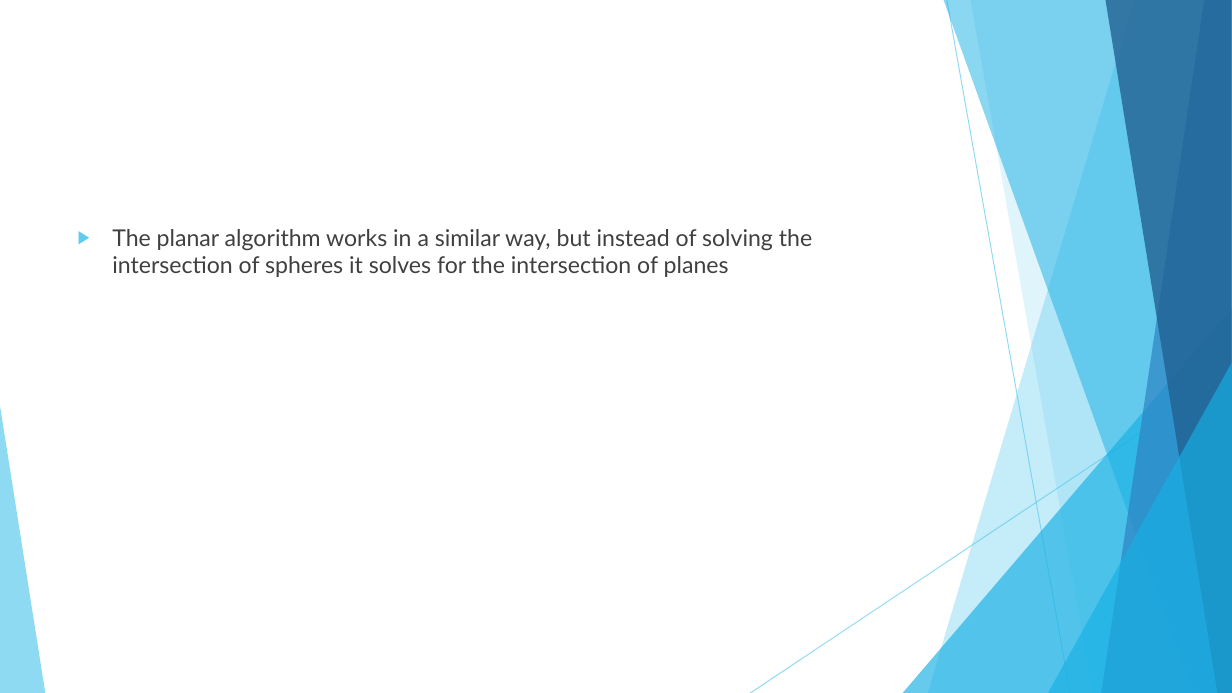
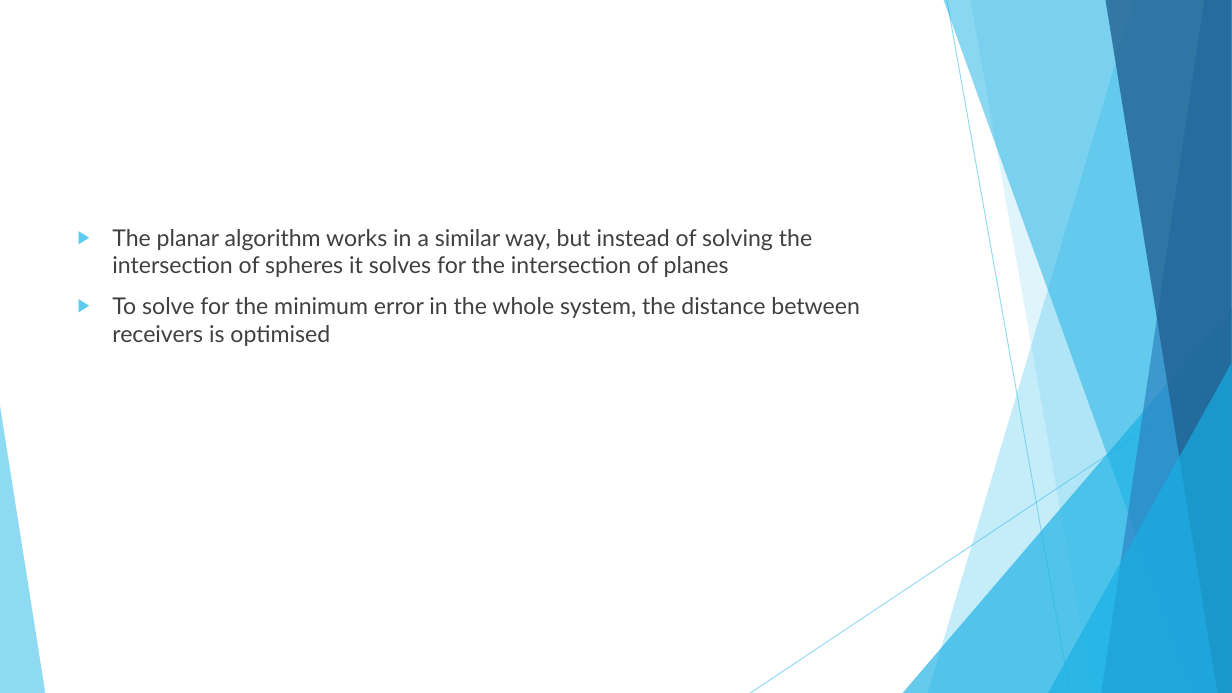
Before and after one commit to Lydia-D/Thesis_GH, a slide deck: slide 11 of Instantaneous Relative Positioning of Multiple GPS Receivers.pptx (slide 10 before the commit). Drawn at 1232x693 pixels with LibreOffice and Linux fonts; fonts in the diff are those of the drawing. Boxes give left, top, right and bottom in pixels: in the first picture for what was removed or moved away, otherwise in the second. Text is boxed around its words. In the diff, an @@ line names an element or a change of style, - is before the commit and + after.

Commit message:
different epoches
but distance optimistion still not required

```diff
--- a/Instantaneous Relative Positioning of Multiple GPS Receivers.pptx
+++ b/Instantaneous Relative Positioning of Multiple GPS Receivers.pptx
@@ text at (112, 297, 860, 346): paragraph added @@
+▶ To solve for the minimum error in the whole system, the distance between receivers is optimised
```
Also in this commit, not shown: 1 other slide changed, 5 slides added, 11 other files.
